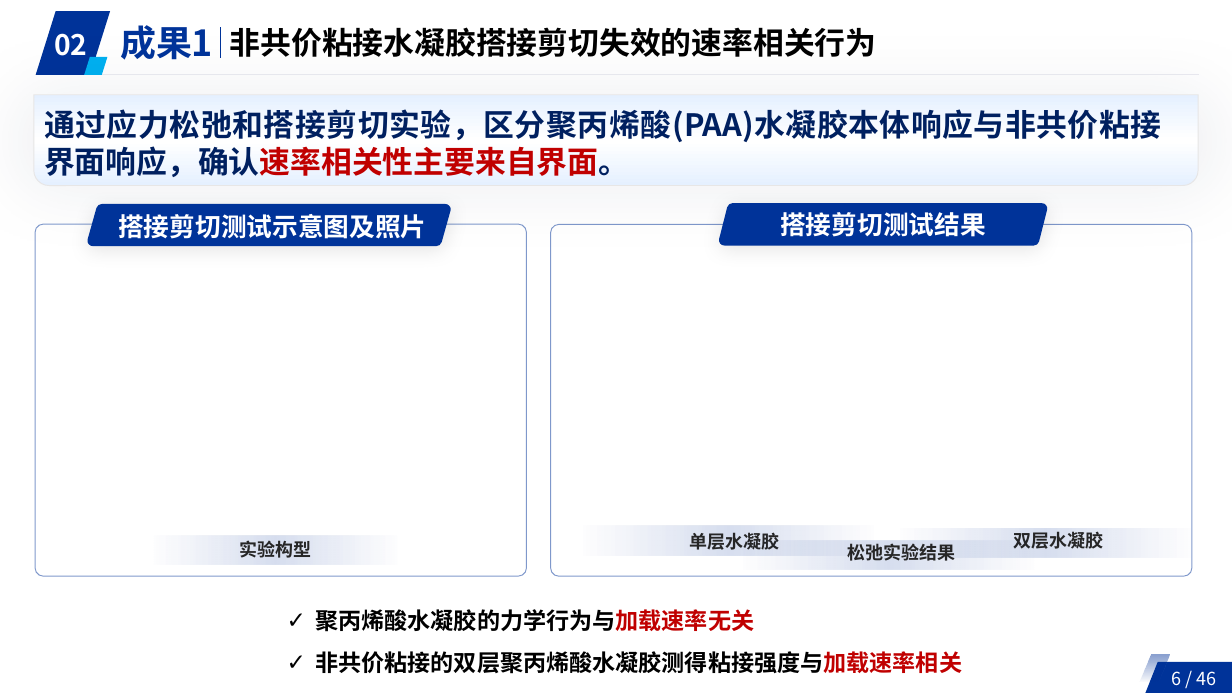
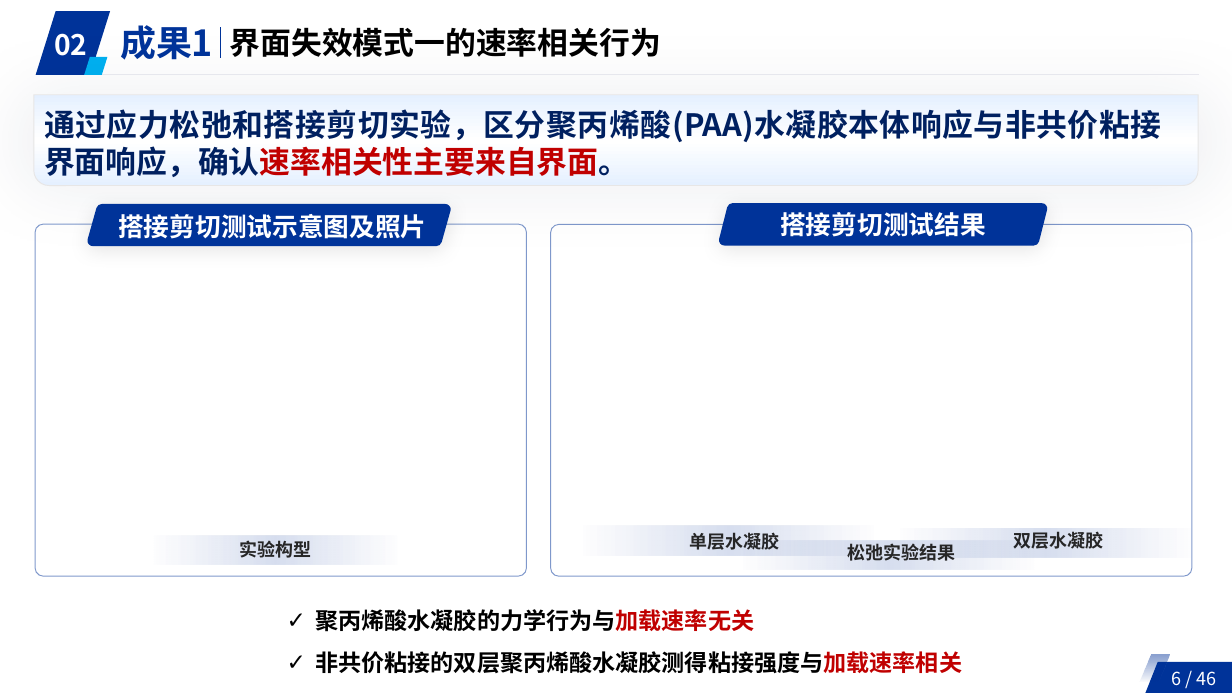
Before and after one commit to ShengLin1001/p-ppt-generate, a slide deck: slide 6 of .agents/skills/p-ppt-academic/assets/reference-deck.pptx. Drawn at 1232x693 pixels with LibreOffice and Linux fonts; fonts in the diff are those of the drawing. Boxes give left, top, right and bottom in pixels: in the first picture for what was removed or moved away, otherwise in the second. Text is boxed around its words. In the diff, an @@ line names an element or a change of style, - is before the commit and + after.

```diff
--- a/.agents/skills/p-ppt-academic/assets/reference-deck.pptx
+++ b/.agents/skills/p-ppt-academic/assets/reference-deck.pptx
@@ text at [230, 27, 661, 57]: text changed @@
-非共价粘接水凝胶搭接剪切失效的速率相关行为
+界面失效模式一的速率相关行为
```
Also in this commit, not shown: 8 other slides changed, 8 other files.
